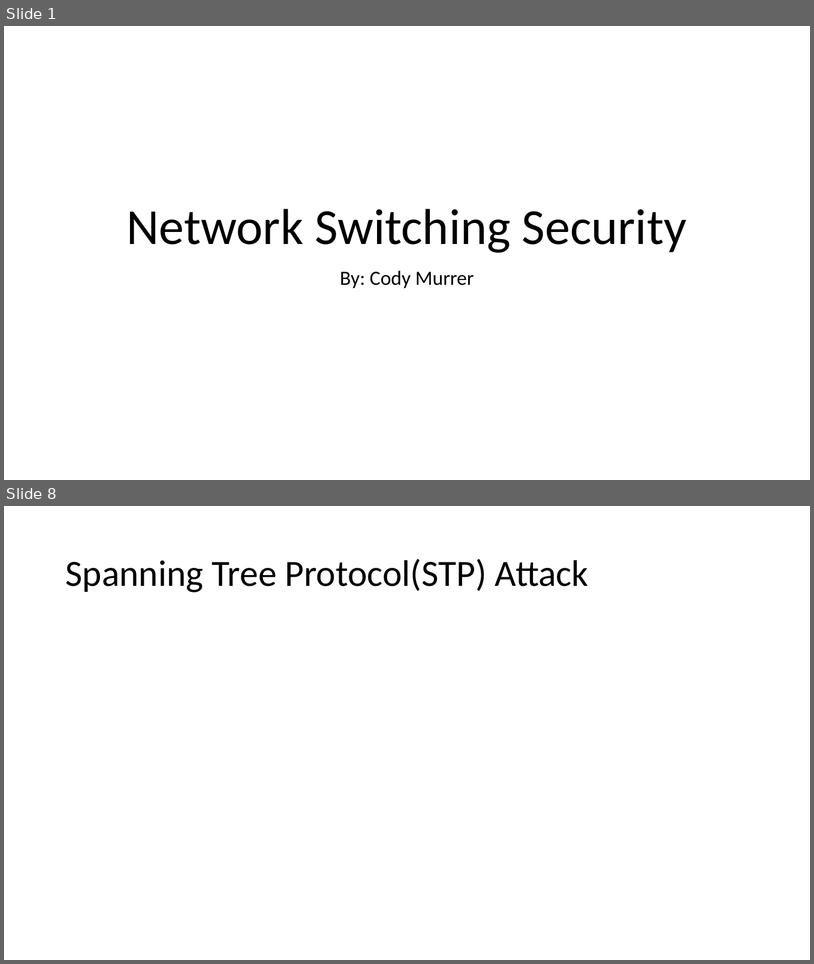
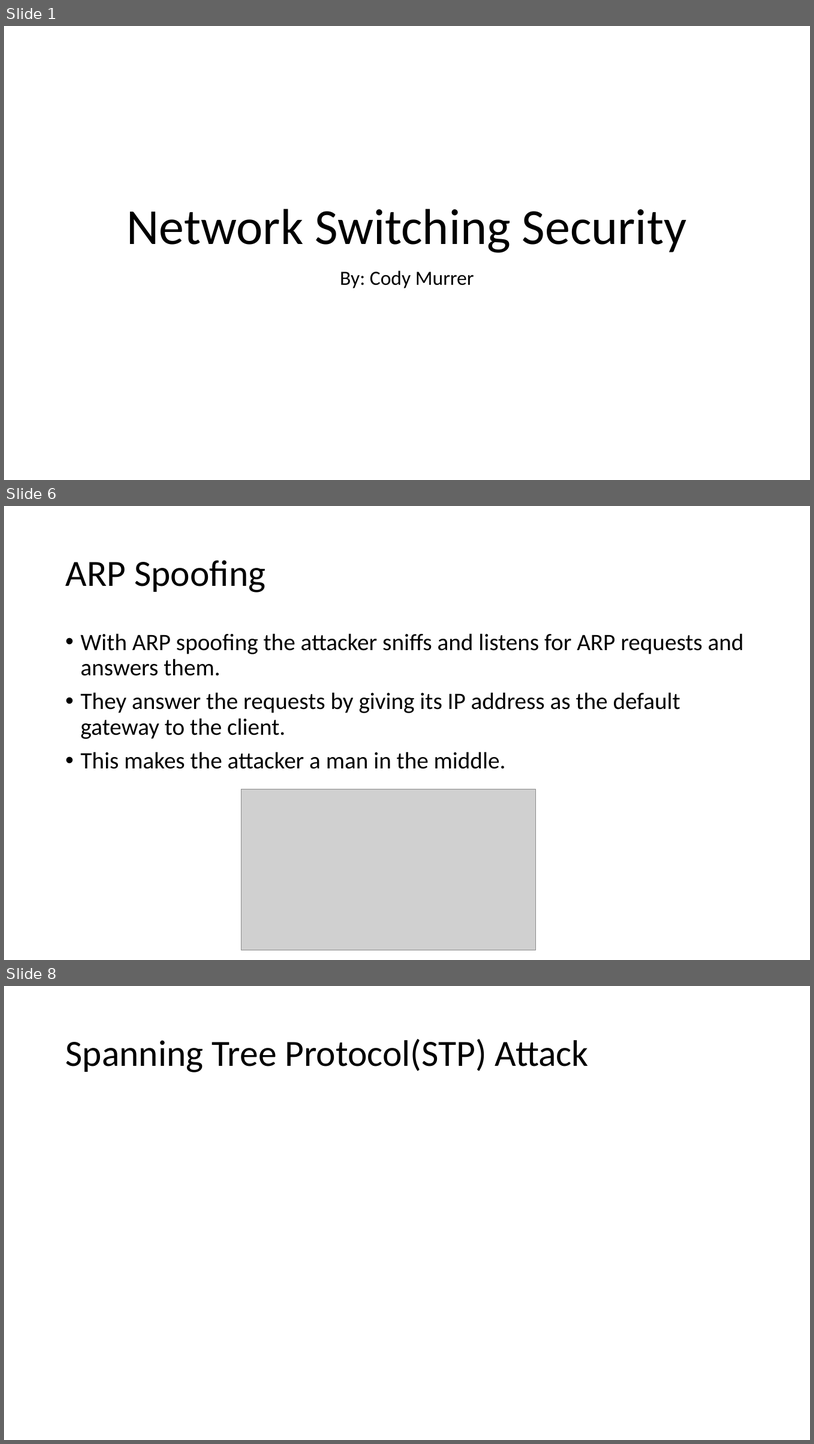
Before and after one commit to ckmurrer/University, a slide deck: Cosc472/Project-03/Network Switching Security.pptx. Shown one above the other, each under a label of ours: slides 1 and 8 before the commit, slides 1, 6 and 8 after it; the slides between them are not shown. The pictures are 814x964 and 814x1444 pixels, drawn with LibreOffice and Linux fonts; fonts in the diff are those of the drawing; grey boxes stand for pictures. Boxes give left, top, right and bottom in pixels: in the first picture for what was removed or moved away, otherwise in the second. Text is boxed around its words. In the diff, an @@ line names an element or a change of style, - is before the commit and + after.

```diff
--- a/Cosc472/Project-03/Network Switching Security.pptx
+++ b/Cosc472/Project-03/Network Switching Security.pptx
@@ slide 6 added at bbox=[4, 506, 810, 960], background #FFFFFF @@
@@ title added at bbox=[65, 560, 266, 592], 44 pt, text #000000 @@
+ARP Spoofing
@@ text added at bbox=[81, 633, 744, 769], 28 pt, text #000000 @@
+• With ARP spoofing the attacker sniffs and listens for ARP requests and answers them.
+• They answer the requests by giving its IP address as the default gateway to the client.
+• This makes the attacker a man in the middle.
@@ picture added at bbox=[242, 789, 536, 950] @@
```
Also in this commit, not shown: 7 slides changed, 3 other slides added, 4 slides removed, 2 other files.
